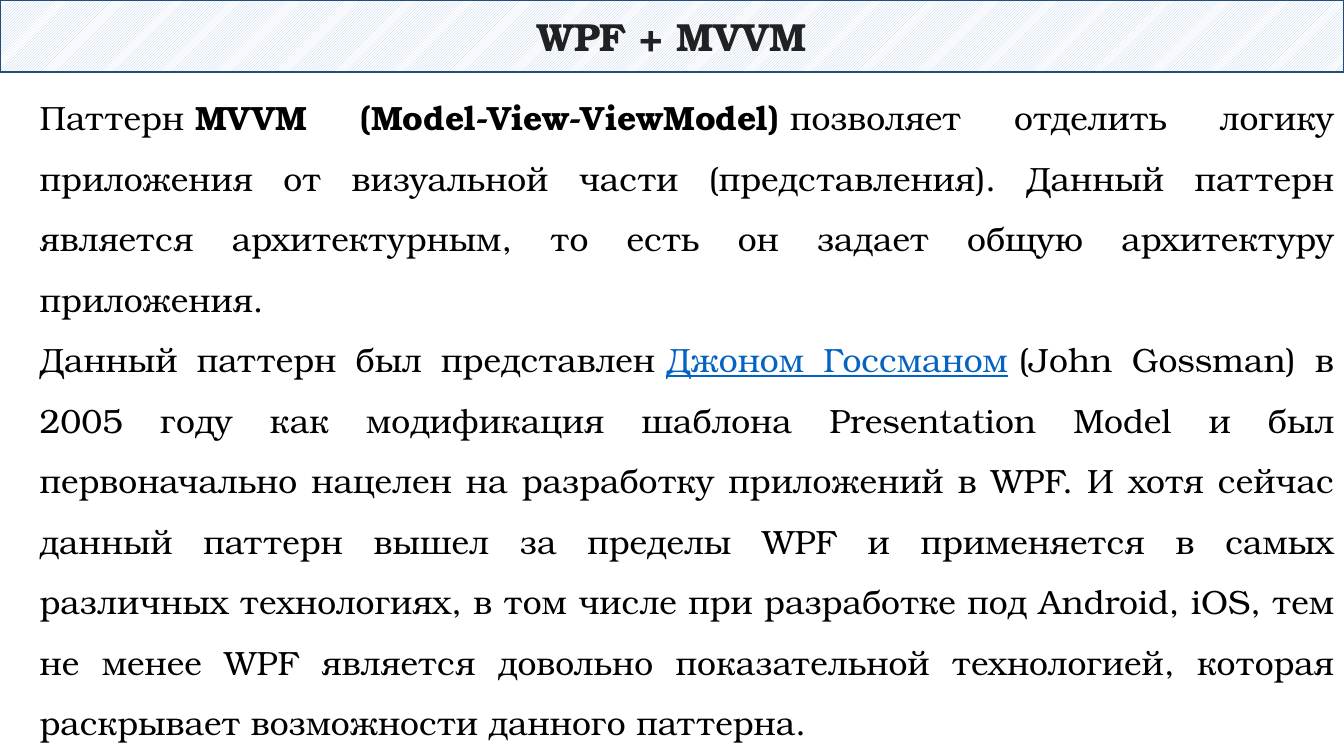
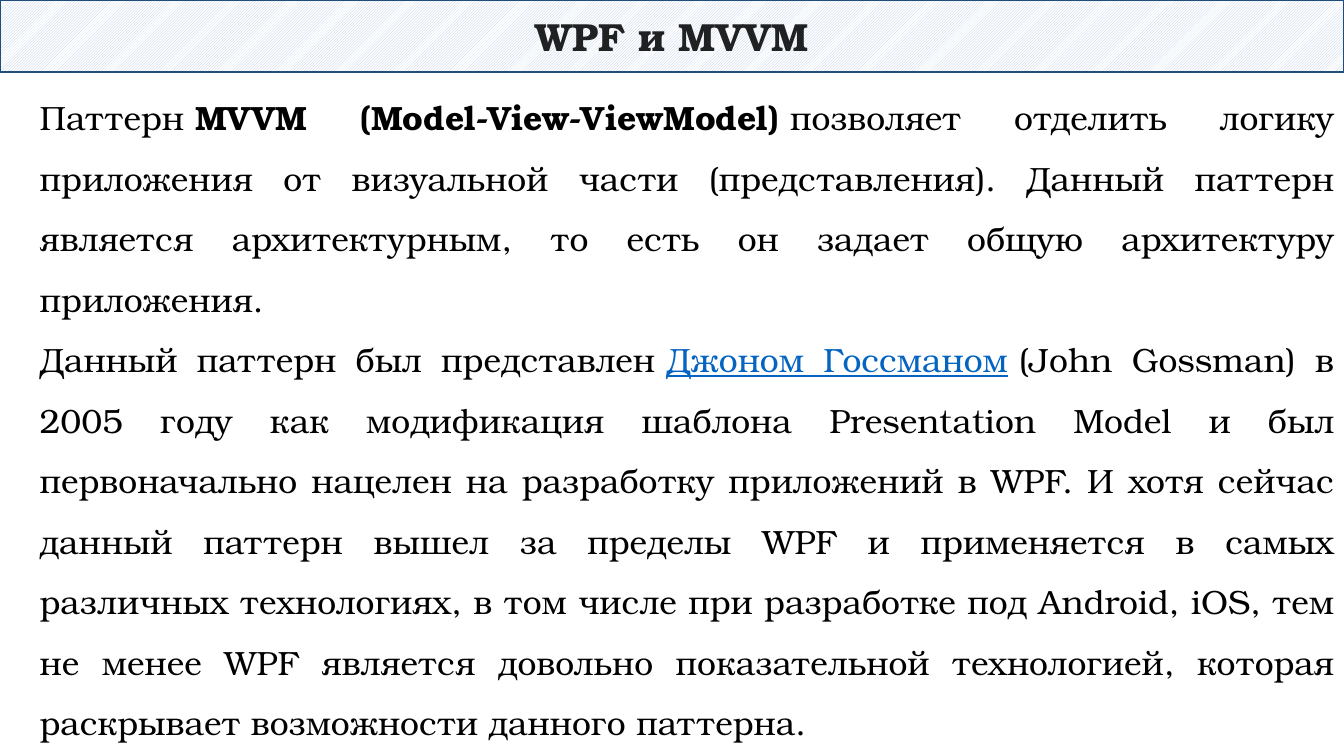
Before and after one commit to DaniilKlyukin/ITiP-3, a slide deck: slide 21 of Лекции/ИТиП 3 лек 8.pptx. Drawn at 1344x756 pixels with LibreOffice and Linux fonts; fonts in the diff are those of the drawing. Boxes give left, top, right and bottom in pixels: in the first picture for what was removed or moved away, otherwise in the second. Text is boxed around its words. In the diff, an @@ line names an element or a change of style, - is before the commit and + after.

```diff
--- a/Лекции/ИТиП 3 лек 8.pptx
+++ b/Лекции/ИТиП 3 лек 8.pptx
@@ text in rectangle at (x1=536, y1=24, x2=808, y2=51): text changed @@
-WPF + MVVM
+WPF и MVVM
```
Also in this commit, not shown: 1 other slide changed, 1 slide removed.
